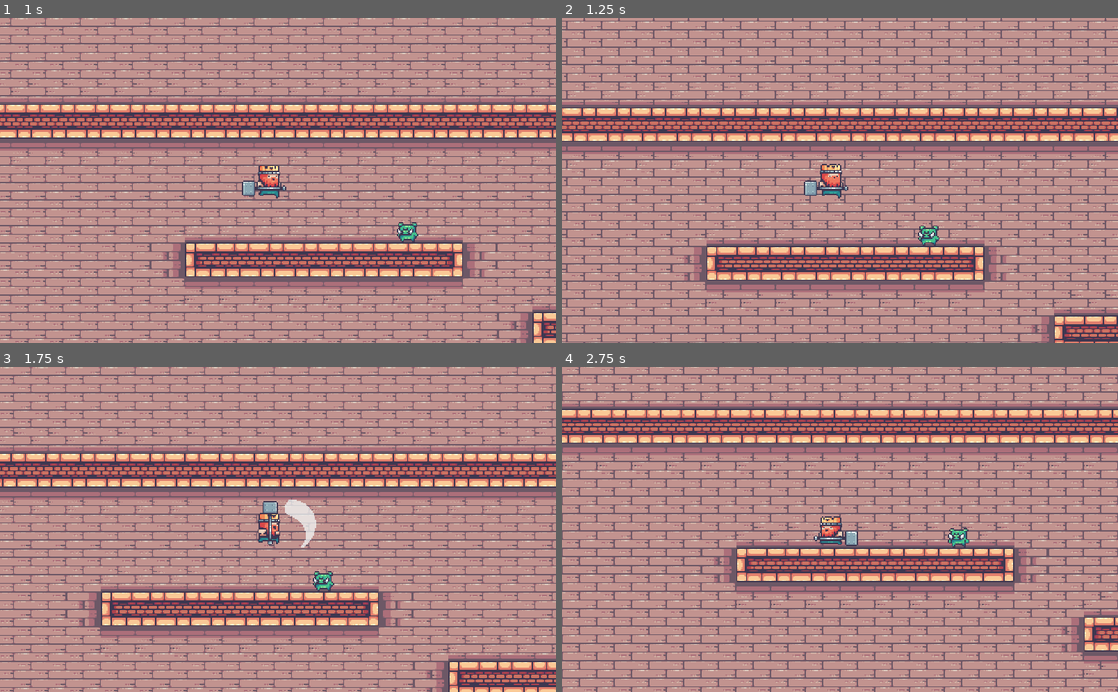
Above: before the commit, frames 1-4 (two rows, left to right).
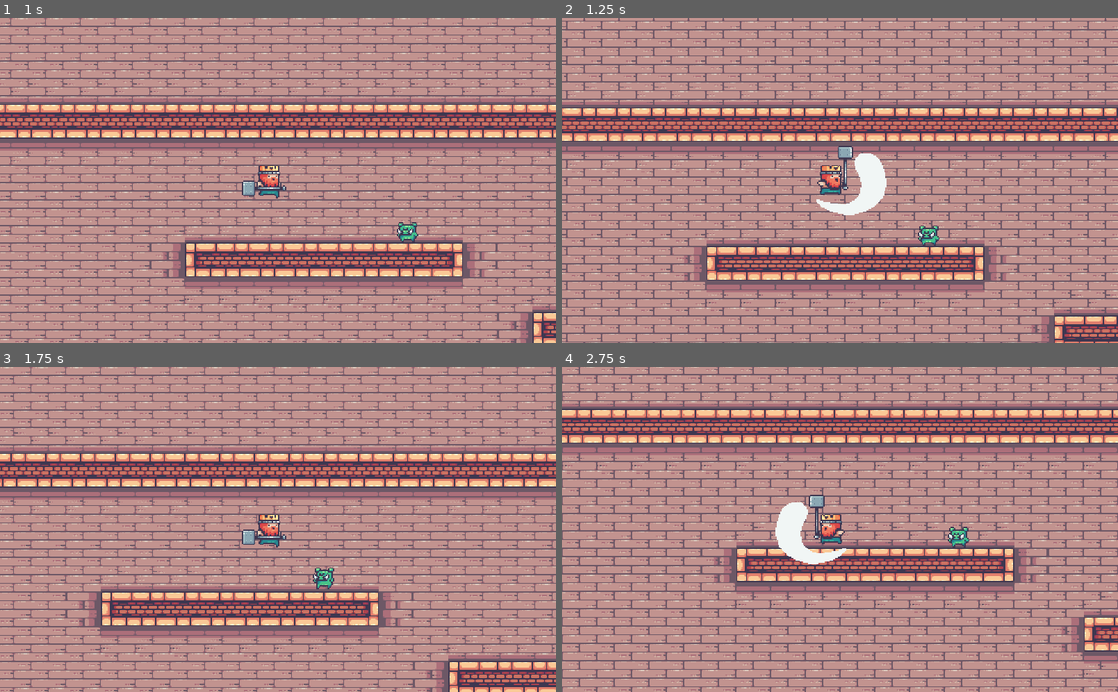
Above: after the commit, the same moments.

Repository: brunoskonrad/kings-and-pigs
Game: Godot game, scene res://Levels/Sandbox.tscn
Same seed, same stepped clock (60 frames per second), same inputs: the game is played once before the commit and once after it.
Inputs:
- Up to frame 1 (1 s): hold Right (ui_right) from 0.53 s (still down); hold Q (attack) from 0.53 s (still down); tap Space (jump) at 0.77 s
- Up to frame 2 (1.25 s): keep holding Right (ui_right); keep holding Q (attack)
- Up to frame 3 (1.75 s): keep holding Right (ui_right); release Q (attack) at 1.28 s; tap Q (attack) at 1.35 s; tap Space (jump) at 1.52 s
- Up to frame 4 (2.75 s): release Right (ui_right) at 2.03 s; hold Left (ui_left) from 2.03 s (still down); hold Q (attack) from 2.03 s (still down)

Frame 1 is identical in both runs. In frame 2, 1.5% of the frame differs, in the area x 43-59%, y 39-61%; in frame 3, 1.1%; in frame 4, 1.6%, in the area x 38-74%, y 39-61%.

Commit message:
Play hit animation when pig take damage

Diff:
--- a/Actors/Enemies/Pig.gd
+++ b/Actors/Enemies/Pig.gd
@@ -12,3 +12,14 @@
 		velocity.y += GRAVITY
 
 	move_and_slide(velocity, FLOOR)
+
+func is_invulnerable():
+	return not $DamageCooldown.is_stopped()
+
+func take_damage():
+	if not is_invulnerable():
+		$AnimatedSprite.play("hit")
+		$DamageCooldown.start()
+
+func _on_DamageCooldown_timeout():
+	$AnimatedSprite.play("idle")
--- a/Actors/Enemies/Pig.tscn
+++ b/Actors/Enemies/Pig.tscn
@@ -64,7 +64,7 @@
 "speed": 5.0
 }, {
 "frames": [ SubResource( 12 ), SubResource( 13 ) ],
-"loop": true,
+"loop": false,
 "name": "hit",
 "speed": 5.0
 } ]
@@ -78,7 +78,7 @@
 collision_mask = 13
 script = ExtResource( 2 )
 
-[node name="Area2D" type="AnimatedSprite" parent="."]
+[node name="AnimatedSprite" type="AnimatedSprite" parent="."]
 position = Vector2( 2.16744e-07, 0 )
 frames = SubResource( 14 )
 animation = "idle"
@@ -88,3 +88,8 @@
 [node name="CollisionShape2D" type="CollisionShape2D" parent="."]
 position = Vector2( 2.84569, 5.57281 )
 shape = SubResource( 15 )
+
+[node name="DamageCooldown" type="Timer" parent="."]
+wait_time = 0.8
+one_shot = true
+[connection signal="timeout" from="DamageCooldown" to="." method="_on_DamageCooldown_timeout"]
--- a/Actors/Player/HammerAttack.gd
+++ b/Actors/Player/HammerAttack.gd
@@ -4,11 +4,12 @@
 signal hammer_attack_animation_finished
 
 onready var scale_x = scale.x
+onready var position_x = position.x
 
 export(bool) var DEBUG = false
 
-func _input(event):
-	if event.is_action_pressed("attack"):
+func _process(delta):
+	if Input.is_action_pressed("attack"):
 		attack()
 
 func attack():
@@ -33,13 +34,15 @@
 func aim_to(direction):
 	match(direction):
 		"right":
-			scale.x = scale.x
+			scale.x = scale_x
+			position.x = position_x
 		"left":
-			scale.x = -scale.x
+			scale.x = -scale_x
+			position.x = position_x - 15
 
 func _on_AttackArea_body_entered(body):
 	if body is Pig:
-		print("Piggie!")
+		body.take_damage()
 
 func _log(message):
 	if DEBUG:
--- a/Actors/Player/PlayerKing.tscn
+++ b/Actors/Player/PlayerKing.tscn
@@ -142,7 +142,7 @@
 extents = Vector2( 10.1579, 13.0345 )
 
 [sub_resource type="RectangleShape2D" id=27]
-extents = Vector2( 18.1967, 13.1401 )
+extents = Vector2( 18.1967, 22.3581 )
 
 [node name="PlayerKing" type="KinematicBody2D"]
 position = Vector2( 1.37911, 1.57613 )
@@ -153,7 +153,7 @@
 [node name="AnimatedSprite" type="AnimatedSprite" parent="."]
 frames = SubResource( 25 )
 animation = "idle"
-frame = 1
+frame = 7
 playing = true
 script = ExtResource( 8 )
 
@@ -185,6 +185,7 @@
 position = Vector2( -0.626868, -0.716423 )
 scale = Vector2( 0.455, 0.455 )
 script = ExtResource( 13 )
+DEBUG = true
 
 [node name="AttackArea" type="Area2D" parent="Hammer"]
 position = Vector2( 1.37911, 1.57613 )
